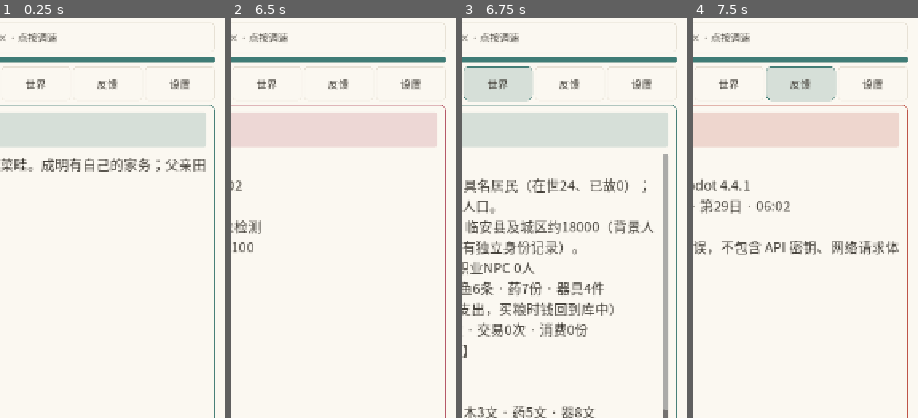
Above: before the commit, frames 1-4 (left to right).
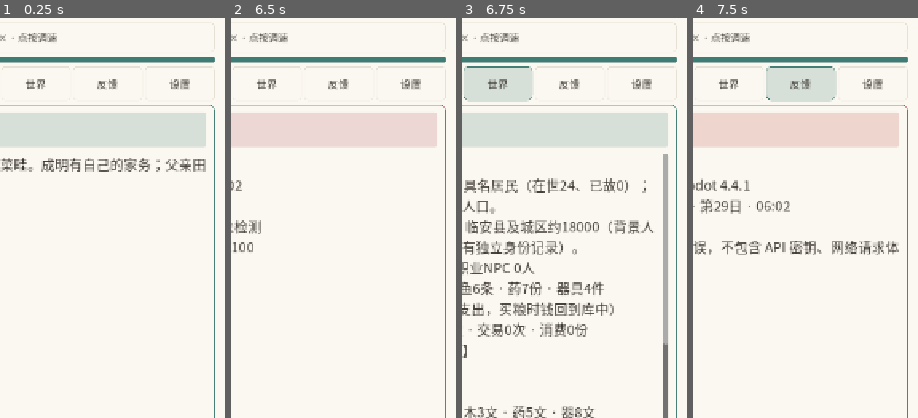
Above: after the commit, the same moments.

Repository: 160701541-cell/xinyanshuo
Game: Godot game, scene res://main.tscn
Same seed, same stepped clock (60 frames per second), same inputs: the game is played once before the commit and once after it.
Inputs (mouse positions are % of the whole screen's width and height, from its top left):
- Up to frame 1 (0.25 s): no input
- Up to frame 2 (6.5 s): click (42, 97) at 0.52 s; type "12" at 0.6 s; click "世界时间：1× · 点按调速" at 1.25 s; click "世界时间：5× · 点按调速" at 2 s; click "世界时间：20× · 点按调速" at 2.75 s; click "世界时间：暂停 · 点按调速" at 3.5 s; click "剧情" at 4.25 s; click "对话" at 5 s; click "人物" at 5.75 s
- Up to frame 3 (6.75 s): click "世界" at 6.5 s
- Up to frame 4 (7.5 s): click "反馈" at 7.25 s
The pictures show only the part of the screen within x 50-100%, y 9-59%; the shares and areas given below are measured in that part.

Frames 1-2 are identical in both runs. In frame 3, 0.4% of the frame differs, in the area x 89-92%, y 81-98%; in frame 4, nothing differs.

Commit message:
feat(status): distinguish officials, apprentices, refugees and jobless citizens; support audited famine relief without free wages

Diff:
--- a/projects/xianfan-living-world/android-text/scripts/civic_population.gd
+++ b/projects/xianfan-living-world/android-text/scripts/civic_population.gd
@@ -26,6 +26,16 @@
     ["社会边缘",["漂泊流民","乞食人","杂役","家仆","更夫","寡居者","无业人","孤儿照看人","廉价脚夫","卖柴童工","守墓人","行乞艺人"],"乡民互助","贫苦/流寓","石桥村·街口","service"]
 ]
 const ACTIVE_COUNT_PER_ROLE := 2
+const NONWORKING := ["漂泊流民","乞食人","无业人","寡居者","寻仙少年","引气旁听生","书院生员","童生"]
+const STANDING_OVERRIDES := {
+    "县令":"官员","县丞":"官员","主簿":"官府文吏","典史":"官府文吏",
+    "捕快":"差役","衙役":"差役","税吏":"税吏","里正":"乡里领袖",
+    "镖师":"江湖行当","寻仙少年":"求道凡人","行脚访仙客":"求道凡人",
+    "灵田杂役":"山门雇工","丹房童子":"山门雇工","道童":"道门学徒",
+    "住持":"出家修士","僧人":"出家修士","家仆":"雇役",
+    "漂泊流民":"流民","乞食人":"乞食者","无业人":"失业居民",
+    "书院生员":"士子","童生":"士子","寡居者":"独居居民"
+}
 const MAX_DAILY_HIGHLIGHTS := 32
 
 static func job_catalog() -> Array[Dictionary]:
@@ -82,7 +92,7 @@
             civilians[name]={
                 "id":"CIV%06d"%(idx+1),"name":name,"age":16+(idx*13)%50,
                 "job":str(card["job"]),"sector":str(card["sector"]),
-                "faction":str(card["faction"]),"standing":str(card["standing"]),
+                "faction":str(card["faction"]),"standing":str(STANDING_OVERRIDES.get(str(card["job"]),card["standing"])),
                 "effect":str(card["effect"]),"region":region,"origin":home.split("·")[0],
                 "home":home,"work_place":workplace,"place":_daily_place(
                     {"alive":true,"home":home,"work_place":workplace},start_hour%24),
@@ -104,6 +114,7 @@
     society["civic_chronicle"]=[]
     society["civic_total_work"]=0
     society["civic_total_trade"]=0
+    society["civic_relief"]=0
     return true
 
 static func valid(society: Dictionary) -> bool:
@@ -131,6 +142,11 @@
     var stock: Dictionary=region["stock"]
     var wild: Dictionary=region["wild"]
     var effect:=str(npc["effect"])
+    # Residents without a job do not receive wages merely because an entry
+    # exists in the population registry.
+    if str(npc["job"]) in NONWORKING:
+        npc["activity"]="寻找生计或学习，暂无付薪职位"
+        return false
     var made:=false
     match effect:
         "grain":
@@ -198,6 +214,15 @@
             region["stock"]["粮"]=int(region["stock"]["粮"])-1
             npc["rations"]=int(npc["rations"])+1
             society["civic_total_trade"]=int(society.get("civic_total_trade",0))+1
+    if int(npc["rations"])==0 and int(npc["coins"])<2:
+        # Unemployed and destitute citizens may receive real grain from a
+        # village/city public granary, subject to a nonzero relief reserve.
+        if str(npc["standing"]) in ["流民","乞食者","失业居民","独居居民"] and int(region["stock"]["粮"])>15:
+            region["stock"]["粮"]=int(region["stock"]["粮"])-1
+            npc["rations"]=int(npc["rations"])+1
+            society["civic_relief"]=int(society.get("civic_relief",0))+1
+            if int(society["civic_relief"])<=3:
+                _event(society,npc,day,"公共粮仓按实物支给一份口粮，缓解本人的困境。")
     if int(npc["rations"])>=1:
         npc["rations"]=int(npc["rations"])-1
         npc["hunger"]=maxi(0,int(npc["hunger"])-1)
@@ -302,6 +327,7 @@
     lines.append("【阶层/身份登记】")
     for standing in statuses:
         lines.append("%s %d人" % [str(standing),int(statuses[standing])])
-    lines.append("【低频生活账本】已结算生产/劳务%d次，买粮交易%d次；所有个人现金来自现存库银和交易。" % [
-        int(society.get("civic_total_work",0)),int(society.get("civic_total_trade",0))])
+    lines.append("【低频生活账本】职业劳动%d次 · 买粮交易%d次 · 公粮援助%d份（粮库实际扣除）。失业者不会凭空领工资。" % [
+        int(society.get("civic_total_work",0)),int(society.get("civic_total_trade",0)),
+        int(society.get("civic_relief",0))])
     return "\n".join(lines)
